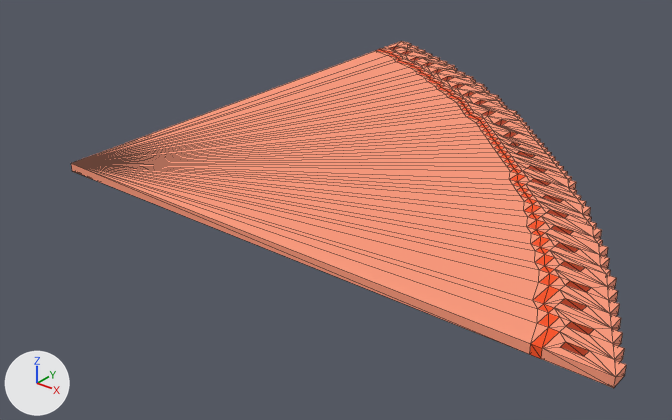
Renders of the OBJ model Game Dev 2/Assets/Models/Tracks/90_Large/Lava Zone/90_Large-3.obj from each side of a commit.
Rendered twice from a camera (50 mm lens) standing at (46.9, -94.9, 42.3) and looking at (-15.3, -17.2, -5.9). Arrows for +X, +Y and +Z are at lower left; the lights stay in place. Mesh edges are drawn as thin lines. Where no turn or scale is listed for an object, it has been applied to the vertices. Vertices at the same position are counted once.

The first picture shows '90_Large-3'.
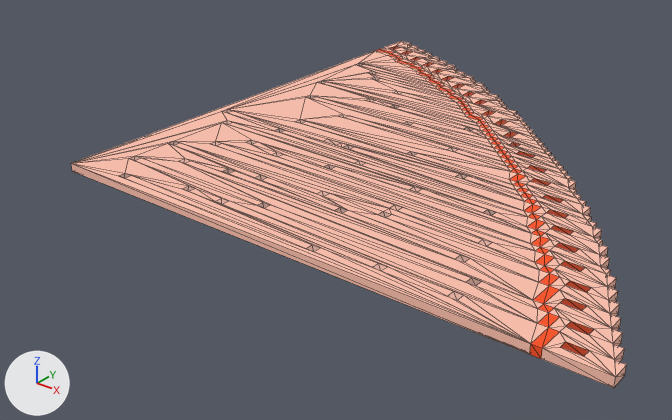
The edits, one by one:
me_90_large_3 is used by ob_90_large_3; location (0.0, 0.0, 0.0).
me_90_large_3 had 706 vertices, 1408 faces and spanned x -37.5..27.5, y -37.5..27.5, z 0.0..1.0.
me_90_large_3 now has 1074 vertices, 2144 faces and spans x -37.5..27.5, y -37.5..27.5, z 0.0..1.0.
me_90_large_3 part 1: 368 vertices added at x -36.5..12.5, y -36.5..13.5, z 0.0..1.0.

Pixel boxes [x1, y1, x2, y2] of what changed, in the pictures (672 x 420 px):
part 1 of me_90_large_3, added (beige): after [72, 51, 539, 344]
